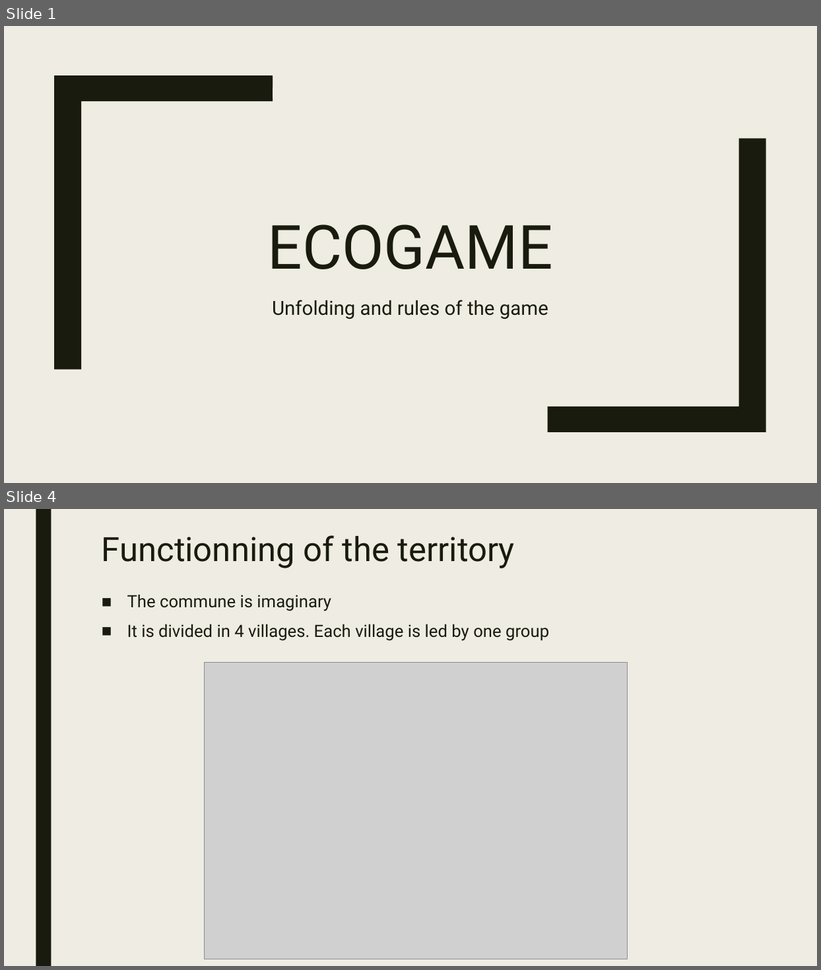
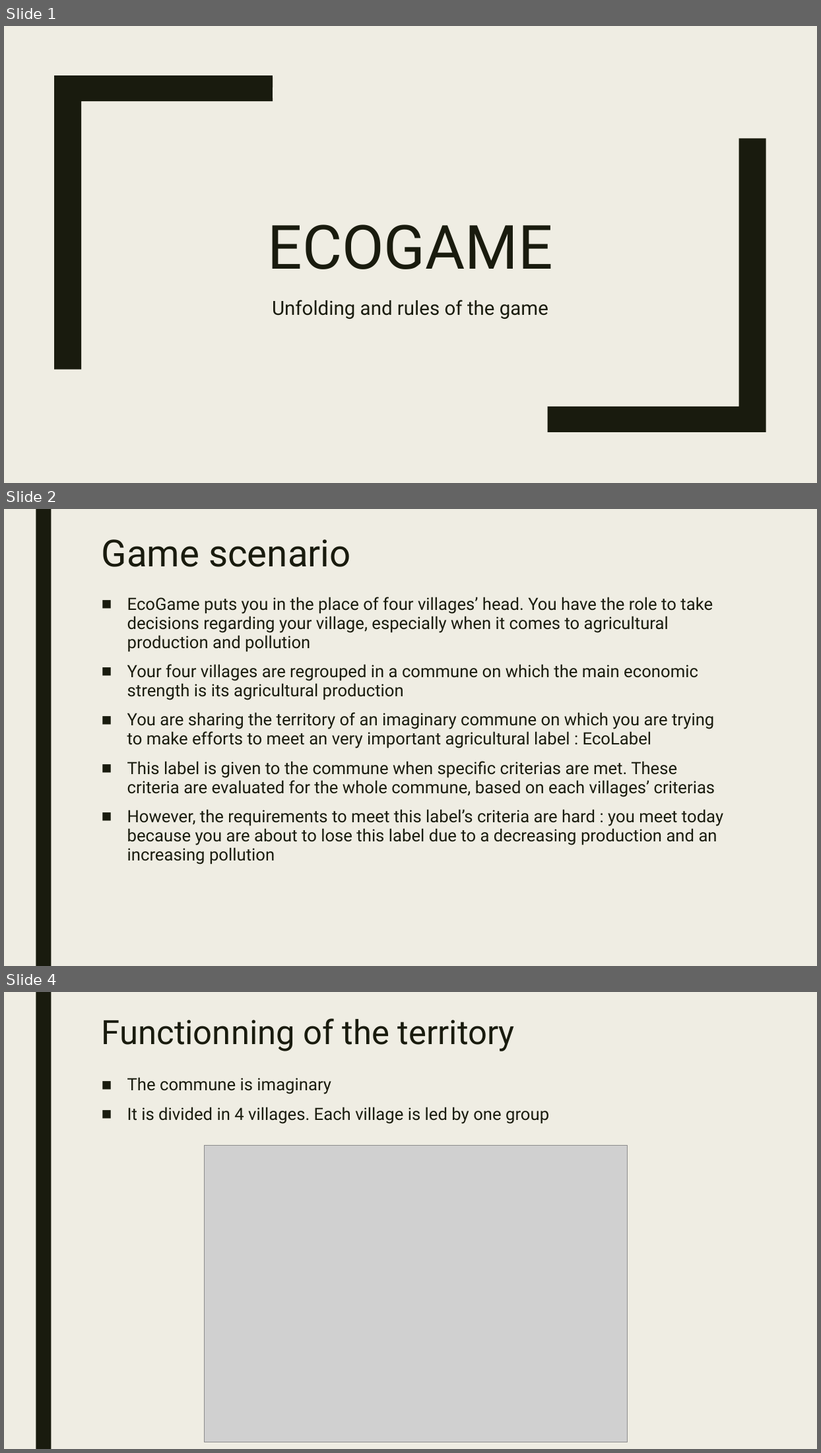
Before and after one commit to ACROSS-Lab/BacHungHai-Waste, a slide deck: Various materials/Ecogame.pptx. Shown one above the other, each under a label of ours: slides 1 and 4 before the commit, slides 1, 2 and 4 after it; the slides between them are not shown. The pictures are 821x970 and 821x1453 pixels, drawn with LibreOffice and Linux fonts; fonts in the diff are those of the drawing; grey boxes stand for pictures. Boxes give left, top, right and bottom in pixels: in the first picture for what was removed or moved away, otherwise in the second. Text is boxed around its words. In the diff, an @@ line names an element or a change of style, - is before the commit and + after.

Commit message:
Update presentation EcoGame

```diff
--- a/Various materials/Ecogame.pptx
+++ b/Various materials/Ecogame.pptx
@@ slide 2 added at (4,509,817,966), background #EFEDE3; not listed: 1 template element that a slide beside it also shows @@
@@ title added at (102,539,350,567), 44 pt, text #191B0E @@
+Game scenario
@@ text added at (127,597,723,865), 20 pt, text #191B0E @@
+■ EcoGame puts you in the place of four villages’ head. You have the role to take decisions regarding your village, especially when it comes to agricultural production and pollution
+■ Your four villages are regrouped in a commune on which the main economic strength is its agricultural production
+■ You are sharing the territory of an imaginary commune on which you are trying to make efforts to meet an very important agricultural label : EcoLabel
+■ This label is given to the commune when specific criterias are met. These criteria are evaluated for the whole commune, based on each villages’ criterias
+■ However, the requirements to meet this label’s criteria are hard : you meet today because you are about to lose this label due to a decreasing production and an increasing pollution
```
Also in this commit, not shown: 5 slides changed, 2 other slides added, 2 slides removed, 1 other file.
